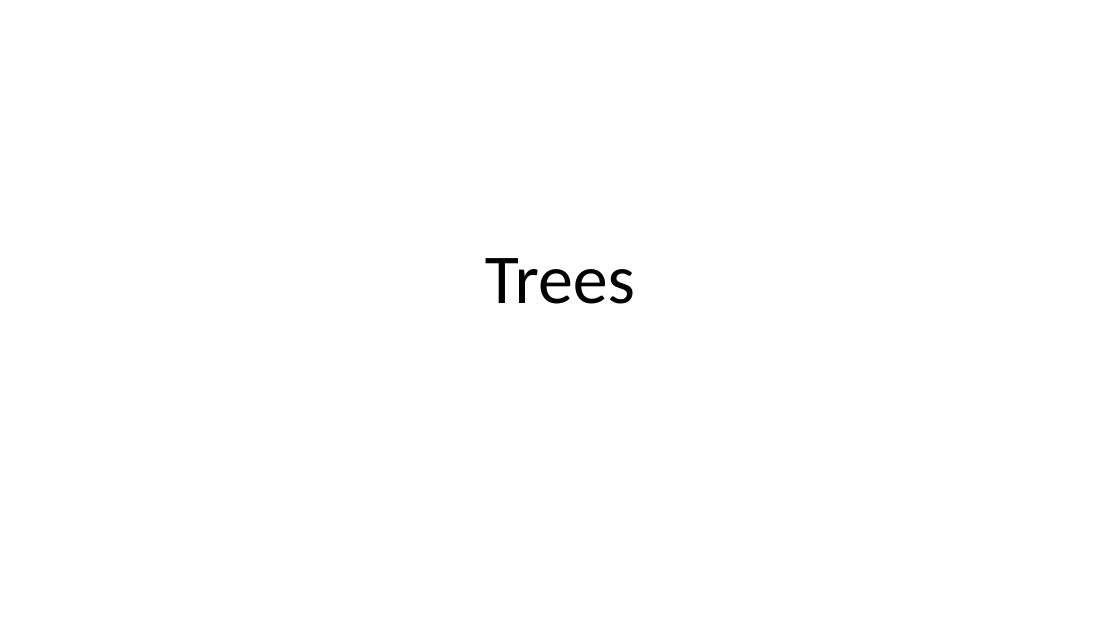
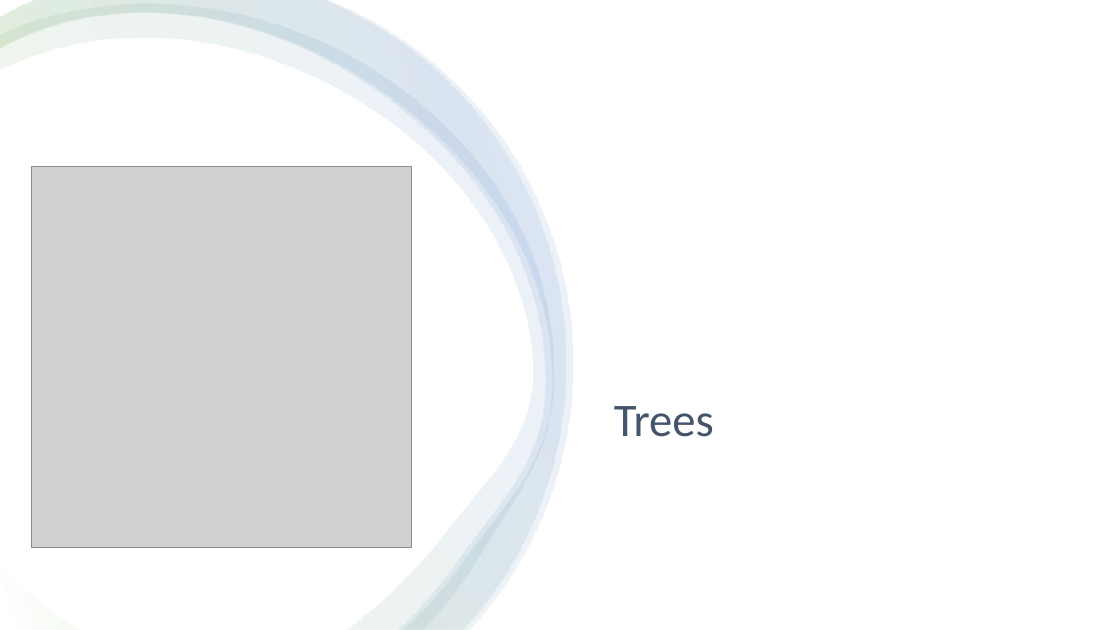
Before and after one commit to 1shaked/full-stack, a slide deck: slide 1 of 23ass/עצים.pptx. Drawn at 1120x630 pixels with LibreOffice and Linux fonts; fonts in the diff are those of the drawing; grey boxes stand for pictures. Boxes give left, top, right and bottom in pixels: in the first picture for what was removed or moved away, otherwise in the second. Text is boxed around its words. In the diff, an @@ line names an element or a change of style, - is before the commit and + after.

```diff
--- a/23ass/עצים.pptx
+++ b/23ass/עצים.pptx
@@ rectangle added at [0, 0, 1120, 630], fill #FFFFFF @@
@@ freeform shape added at [0, 3, 554, 630], fill gradient #FFFFFF to #70AD47 to #4472C4 @@
@@ freeform shape added at [0, 0, 566, 630], fill gradient #FFFFFF to #70AD47 to #4472C4 @@
@@ freeform shape added at [0, 0, 573, 629], fill gradient #FFFFFF to #70AD47 to #4472C4 @@
@@ picture added at [31, 167, 412, 548] @@
@@ title "Trees": place and size @@
-title "Trees" at [485, 258, 635, 304]
+title "Trees" at [614, 406, 714, 437]
@@ title "Trees" at [614, 406, 714, 437]: size 60 to 40 pt, text colour #000000 to #44546A; alignment centre to left; vertical alignment bottom to top @@
```
Also in this commit, not shown: 8 other files.
